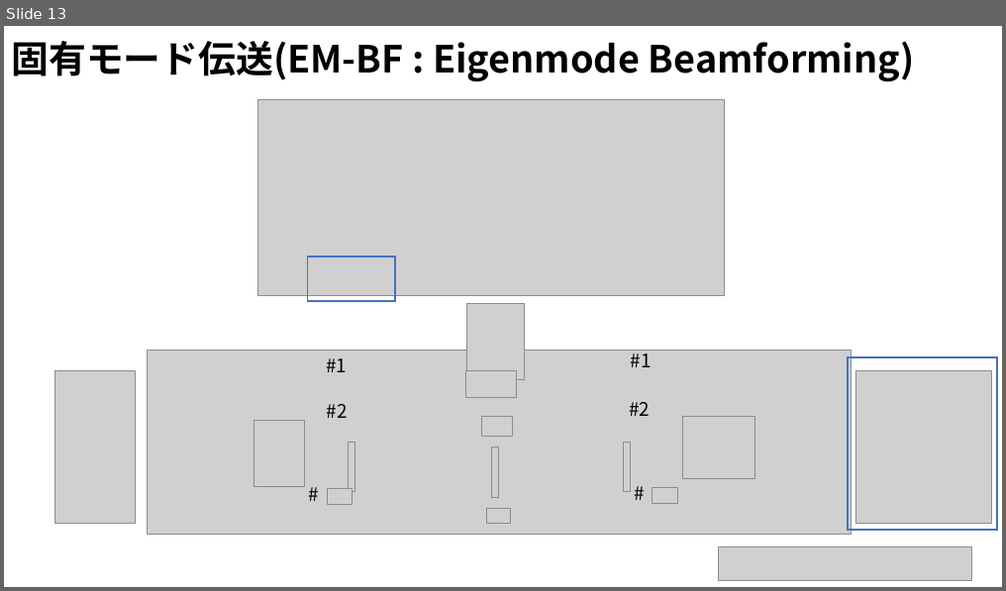
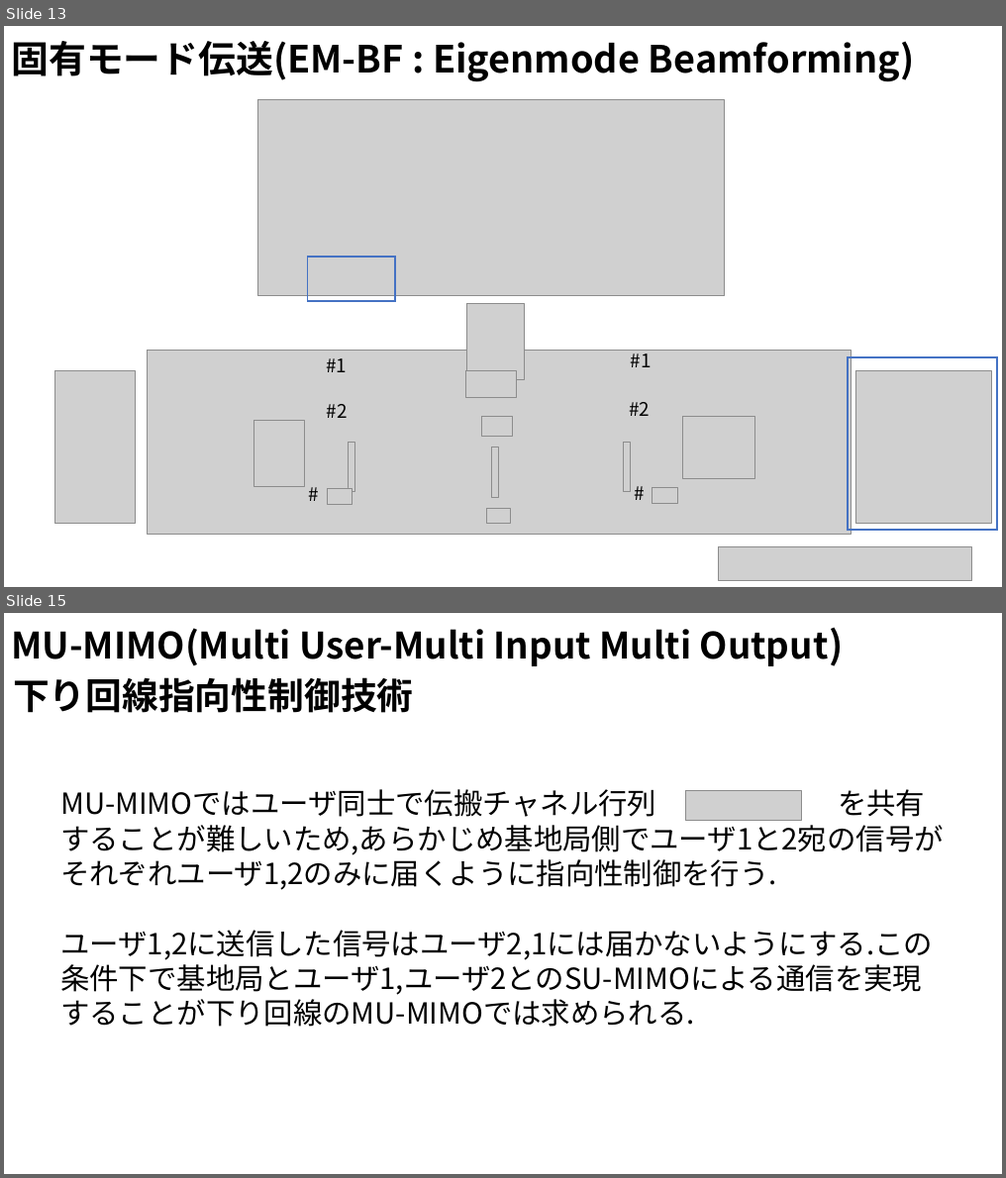
Before and after one commit to ryoww/seminar, a slide deck: MIMO/MU-MIMO.pptx. Shown one above the other, each under a label of ours: slide 13 before the commit, slides 13 and 15 after it; the slides between them are not shown. The pictures are 1006x591 and 1006x1178 pixels, drawn with LibreOffice and Linux fonts; fonts in the diff are those of the drawing; grey boxes stand for pictures. Boxes give left, top, right and bottom in pixels: in the first picture for what was removed or moved away, otherwise in the second. Text is boxed around its words. In the diff, an @@ line names an element or a change of style, - is before the commit and + after.

```diff
--- a/MIMO/MU-MIMO.pptx
+++ b/MIMO/MU-MIMO.pptx
@@ slide 15 added at [4,613,1002,1174], background #FFFFFF @@
@@ text added at [11,627,844,666], 35 pt, text #000000, bold @@
+MU-MIMO(Multi User-Multi Input Multi Output)
@@ text added at [13,677,413,713], 35 pt, text #000000, bold @@
+下り回線指向性制御技術
@@ text added at [60,789,944,1027], 28 pt, text #000000 @@
+MU-MIMOではユーザ同士で伝搬チャネル行列 を共有することが難しいため,あらかじめ基地局側でユーザ1と2宛の信号がそれぞれユーザ1,2のみに届くように指向性制御を行う.
+ユーザ1,2に送信した信号はユーザ2,1には届かないようにする.この条件下で基地局とユーザ1,ユーザ2とのSU-MIMOによる通信を実現することが下り回線のMU-MIMOでは求められる.
@@ picture added at [686,791,801,821] @@
```
Also in this commit, not shown: 3 slides changed, 4 other slides added, 1 slide removed, 7 other files.
